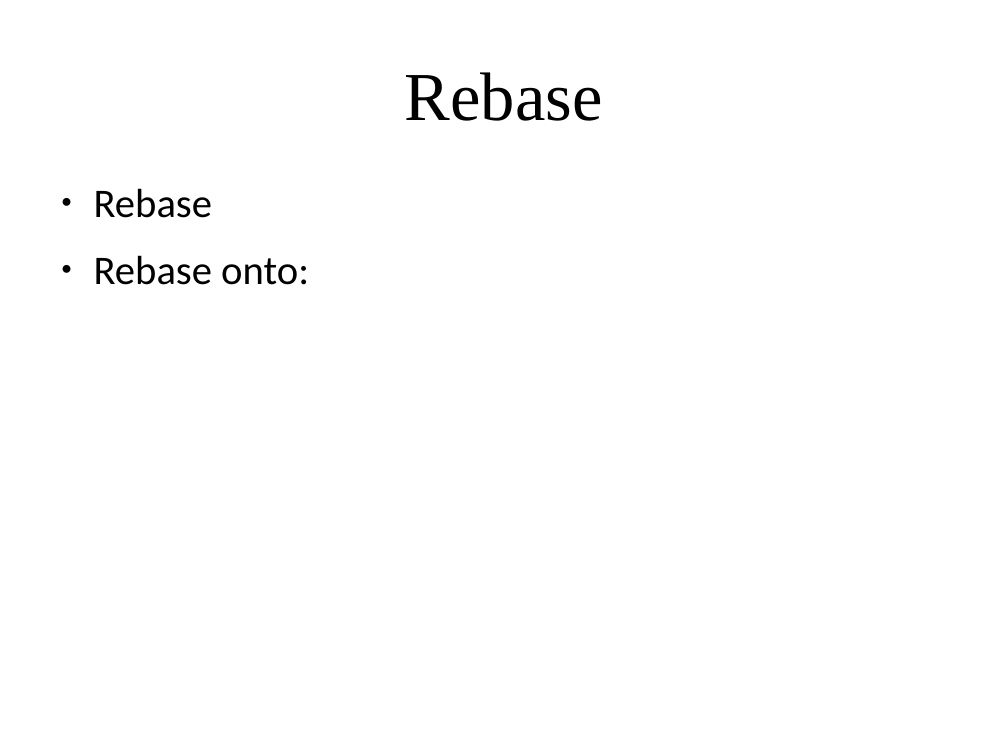
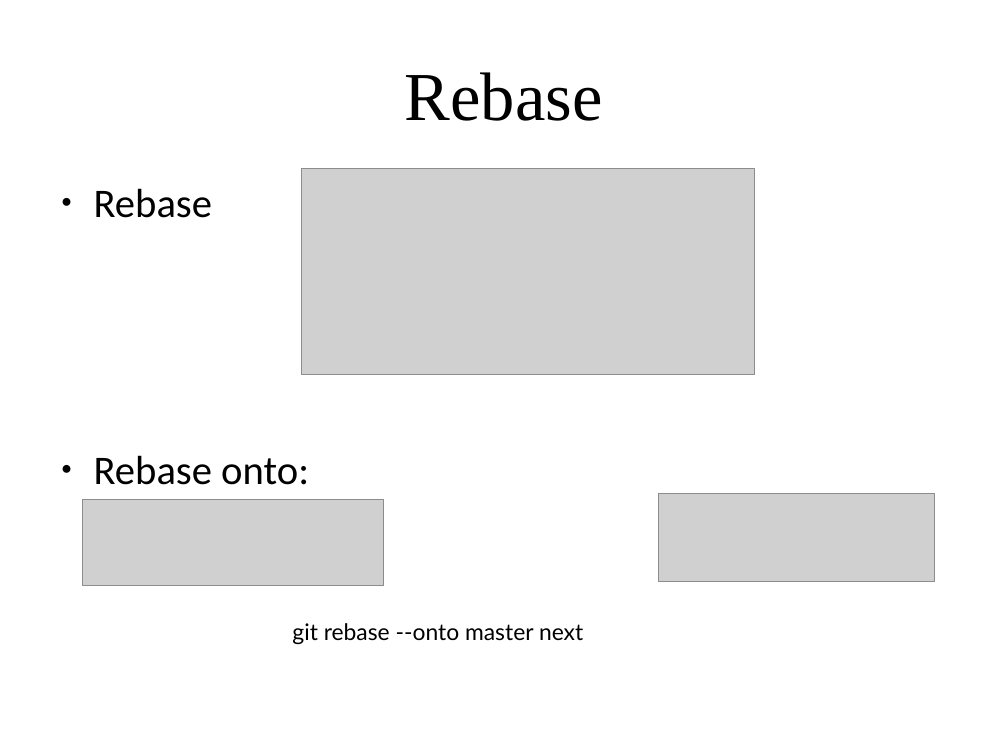
Before and after one commit to amueller/applied_ml_spring_2017, a slide deck: slide 14 of slides/aml-02-012317.odp (slide 13 before the commit). Drawn at 1008x756 pixels with LibreOffice and Linux fonts; fonts in the diff are those of the drawing; grey boxes stand for pictures. Boxes give left, top, right and bottom in pixels: in the first picture for what was removed or moved away, otherwise in the second. Text is boxed around its words. In the diff, an @@ line names an element or a change of style, - is before the commit and + after.

```diff
--- a/slides/aml-02-012317.odp
+++ b/slides/aml-02-012317.odp
@@ text "Rebase" rewrapped from [94,188,309,285] to [94,188,309,485] @@
@@ picture added at [302,168,755,375] @@
@@ picture added at [82,499,384,585] @@
@@ picture added at [659,494,935,582] @@
@@ text added at [292,623,583,644], 18 pt, text #000000 @@
+git rebase --onto master next
```
Also in this commit, not shown: 14 other slides changed, 12 slides added, 5 slides removed, 2 other files.
